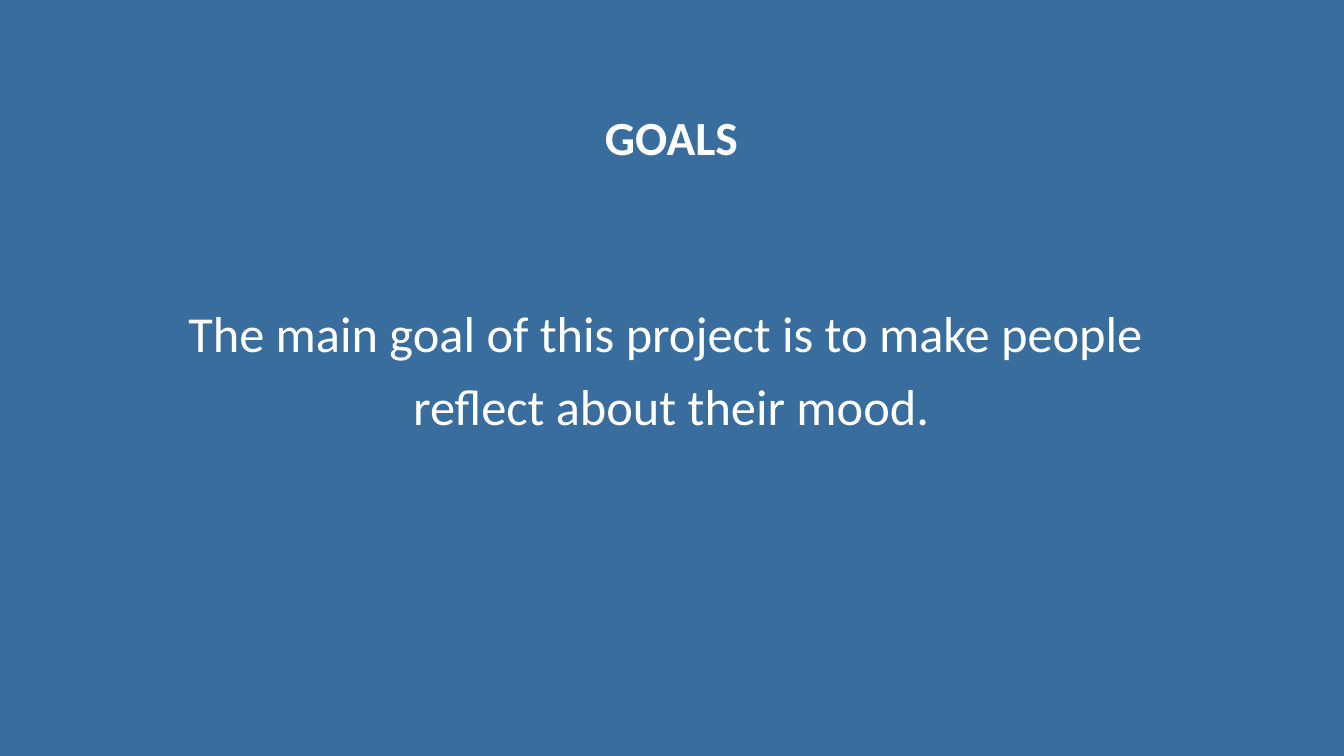
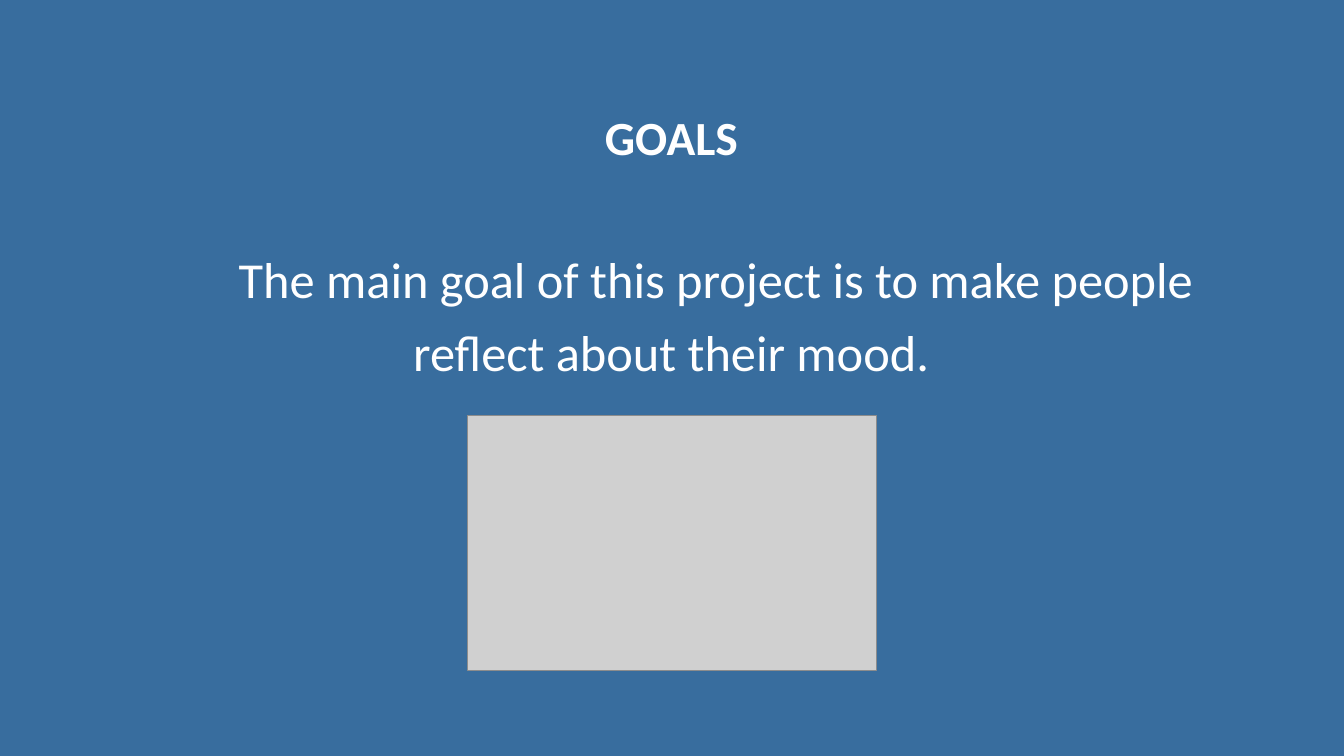
Before and after one commit to alannunescaetano/MoodPicture, a slide deck: slide 2 of Documents/Mood Picture - Second presentation.pptx. Drawn at 1344x756 pixels with LibreOffice and Linux fonts; fonts in the diff are those of the drawing; grey boxes stand for pictures. Boxes give left, top, right and bottom in pixels: in the first picture for what was removed or moved away, otherwise in the second. Text is boxed around its words. In the diff, an @@ line names an element or a change of style, - is before the commit and + after.

```diff
--- a/Documents/Mood Picture - Second presentation.pptx
+++ b/Documents/Mood Picture - Second presentation.pptx
@@ text "The main goal of this ...": place and size @@
-text "The main goal of this ..." at [188, 317, 1142, 426]
+text "The main goal of this ..." at [239, 263, 1193, 372]
@@ picture added at [468, 415, 876, 670] @@
```
Also in this commit, not shown: 10 other slides changed.
